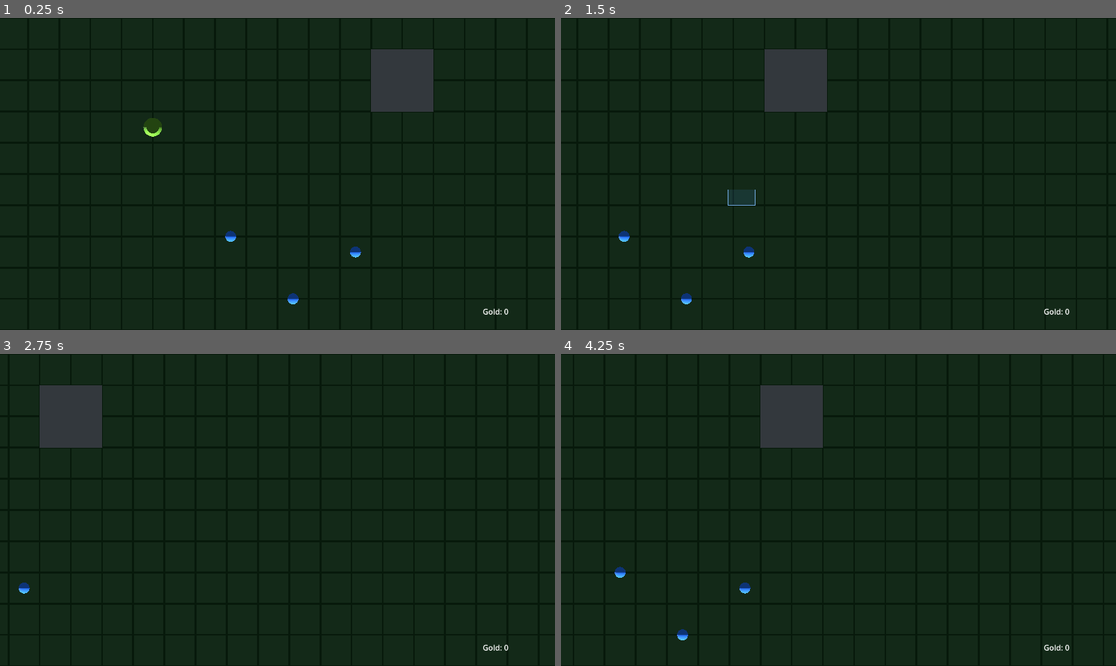
Above: before the commit, frames 1-4 (two rows, left to right).
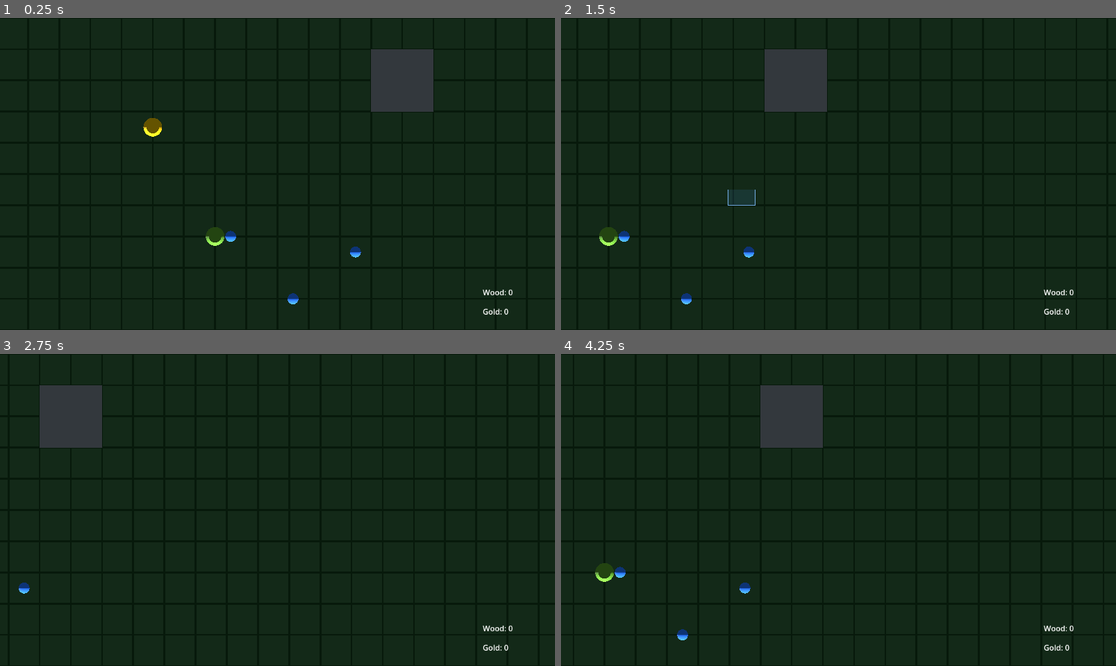
Above: after the commit, the same moments.

Repository: forsman5/sitka
Game: Godot game, scene res://scenes/world/world.tscn
Two runs of this game, one before a commit and one after it. Both use one fixed random seed, a clock stepped at 60 frames per second and the inputs below.
Inputs (mouse positions are in pixels of both pictures, inside the frame that each line leads up to):
- Up to frame 1 (0.25 s): no input
- Up to frame 2 (1.5 s): tap Enter at 0.5 s; move the mouse to (960, 158) at 0.52 s; hold Right (ui_right) 0.53-1.25 s; click (960, 158) at 0.67 s; drag from (727, 189) to (810, 236) at 1.27 s
- Up to frame 3 (2.75 s): move the mouse to (333, 441) at 2.02 s; hold Right (ui_right) from 2.03 s (still down)
- Up to frame 4 (4.25 s): release Right (ui_right) at 2.75 s; drag from (810, 572) to (672, 463) at 2.77 s; move the mouse to (1005, 556) at 3.52 s; hold Left (ui_left) from 3.53 s (still down)

The runs differ from the first frame. In frame 1, 0.4% of the frame differs, in the area x 25-93%, y 32-89%; in frame 2, 0.2%; in frame 3, less than 0.1%; in frame 4, 0.2%.

Commit message:
Add wood resource node, gold mesh color, and wood HUD counter
resource_node_gold.tscn gets a yellow material; resource_node_wood.tscn
added as a green inherited scene. Wood node placed at (-4,0,4) in world.
GameState tracks player_wood, building deposits wood, HUD shows Wood
above Gold, and objective label reads "mine Wood/Gold" instead of node name.

Co-Authored-By: Claude Sonnet 4.6 <noreply@anthropic.com>

Diff:
--- a/scenes/entities/resource_node_gold.tscn
+++ b/scenes/entities/resource_node_gold.tscn
@@ -1,11 +1,12 @@
-[gd_scene format=3 uid="uid://dhpswlo6jyqaw"]
+[gd_scene load_steps=3 format=3 uid="uid://dhpswlo6jyqaw"]
 
 [ext_resource type="PackedScene" path="res://scenes/entities/resource_node.tscn" id="1_ww58t"]
 
-[node name="ResourceNode" unique_id=222818427 instance=ExtResource("1_ww58t")]
+[sub_resource type="StandardMaterial3D" id="GoldMat_1"]
+albedo_color = Color(1.0, 0.78, 0.05, 1)
+
+[node name="ResourceNode" instance=ExtResource("1_ww58t")]
+resource_type = 3
 
 [node name="MeshInstance3D" parent="." index="0"]
-transform = Transform3D(1, 0, 0, 0, 1, 0, 0, 0, 1, 0, 1, 0)
-
-[node name="CollisionShape3D" parent="." index="1"]
-transform = Transform3D(1, 0, 0, 0, 1, 0, 0, 0, 1, 0, 1, 0)
+surface_material_override/0 = SubResource("GoldMat_1")
--- /dev/null
+++ b/scenes/entities/resource_node_wood.tscn
@@ -0,0 +1,6 @@
+[gd_scene load_steps=1 format=3]
+
+[ext_resource type="PackedScene" path="res://scenes/entities/resource_node.tscn" id="1_base"]
+
+[node name="ResourceNode" instance=ExtResource("1_base")]
+resource_type = 0
--- a/scenes/ui/hud.tscn
+++ b/scenes/ui/hud.tscn
@@ -22,6 +22,17 @@
 anchor_right = 1.0
 anchor_bottom = 1.0
 mouse_filter = 2
+
+[node name="WoodLabel" type="Label" parent="Root"]
+anchor_left = 1.0
+anchor_top = 1.0
+anchor_right = 1.0
+anchor_bottom = 1.0
+offset_left = -150.0
+offset_top = -90.0
+offset_right = -10.0
+offset_bottom = -50.0
+text = "Wood: 0"
 
 [node name="GoldLabel" type="Label" parent="Root"]
 anchor_left = 1.0
--- a/scenes/world/world.tscn
+++ b/scenes/world/world.tscn
@@ -1,11 +1,12 @@
-[gd_scene load_steps=14 format=3]
+[gd_scene load_steps=15 format=3]
 
 [ext_resource type="Script" path="res://scripts/camera/rts_camera.gd" id="1_cam"]
 [ext_resource type="Script" path="res://scripts/world/world.gd" id="2_world"]
 [ext_resource type="PackedScene" path="res://scenes/entities/person.tscn" id="3_person"]
-[ext_resource type="PackedScene" path="res://scenes/entities/resource_node.tscn" id="4_resource"]
+[ext_resource type="PackedScene" path="res://scenes/entities/resource_node_gold.tscn" id="4_resource"]
 [ext_resource type="PackedScene" path="res://scenes/entities/building.tscn" id="5_building"]
 [ext_resource type="PackedScene" path="res://scenes/ui/hud.tscn" id="6_hud"]
+[ext_resource type="PackedScene" path="res://scenes/entities/resource_node_wood.tscn" id="7_wood"]
 
 [sub_resource type="Environment" id="Env_1"]
 background_mode = 1
@@ -104,7 +105,9 @@
 
 [node name="ResourceNode" parent="." instance=ExtResource("4_resource")]
 position = Vector3(-8, 0, -3)
-resource_type = 3
+
+[node name="ResourceNodeWood" parent="." instance=ExtResource("7_wood")]
+position = Vector3(-4, 0, 4)
 
 [node name="Building" parent="." instance=ExtResource("5_building")]
 position = Vector3(8, 0, -6)
--- a/scripts/entities/building.gd
+++ b/scripts/entities/building.gd
@@ -9,5 +9,6 @@
 	add_to_group("capital")
 
 func deposit(item: InventoryItem) -> void:
-	if item.item_name == "Gold":
-		GameState.player_gold += 1
+	match item.item_name:
+		"Gold": GameState.player_gold += 1
+		"Wood": GameState.player_wood += 1
--- a/scripts/entities/person.gd
+++ b/scripts/entities/person.gd
@@ -80,7 +80,15 @@
 		return "moving"
 	if _objective_node == null or not is_instance_valid(_objective_node):
 		return "idle"
-	return "mining " + _objective_node.name
+	var resource: ResourceNode = _objective_node as ResourceNode
+	if resource == null:
+		return "mining " + _objective_node.name
+	match resource.resource_type:
+		ResourceNode.Type.WOOD:  return "mine Wood"
+		ResourceNode.Type.STONE: return "mine Stone"
+		ResourceNode.Type.FOOD:  return "mine Food"
+		ResourceNode.Type.GOLD:  return "mine Gold"
+	return "mining"
 
 func _is_carry_full() -> bool:
 	return current_weight() >= carry_capacity
--- a/scripts/global/game_state.gd
+++ b/scripts/global/game_state.gd
@@ -1,6 +1,7 @@
 extends Node
 
 signal gold_changed(amount: int)
+signal wood_changed(amount: int)
 
 @export var gather_speed: float = 1.0
 
@@ -8,3 +9,8 @@
 	set(value):
 		player_gold = value
 		gold_changed.emit(value)
+
+var player_wood: int = 0:
+	set(value):
+		player_wood = value
+		wood_changed.emit(value)
--- a/scripts/ui/hud.gd
+++ b/scripts/ui/hud.gd
@@ -2,19 +2,25 @@
 
 const Person = preload("res://scripts/entities/person.gd")
 
+@onready var _wood_label: Label = $Root/WoodLabel
 @onready var _gold_label: Label = $Root/GoldLabel
 @onready var _selection_panel: Panel = $Root/SelectionPanel
 @onready var _rows: GridContainer = $Root/SelectionPanel/VBoxContainer/Rows
 
 func _ready() -> void:
 	GameState.gold_changed.connect(_on_gold_changed)
+	GameState.wood_changed.connect(_on_wood_changed)
 	_gold_label.text = "Gold: %d" % GameState.player_gold
+	_wood_label.text = "Wood: %d" % GameState.player_wood
 
 func _process(_delta: float) -> void:
 	_refresh_panel()
 
 func _on_gold_changed(amount: int) -> void:
 	_gold_label.text = "Gold: %d" % amount
+
+func _on_wood_changed(amount: int) -> void:
+	_wood_label.text = "Wood: %d" % amount
 
 func _refresh_panel() -> void:
 	var selected: Array[Node] = []
